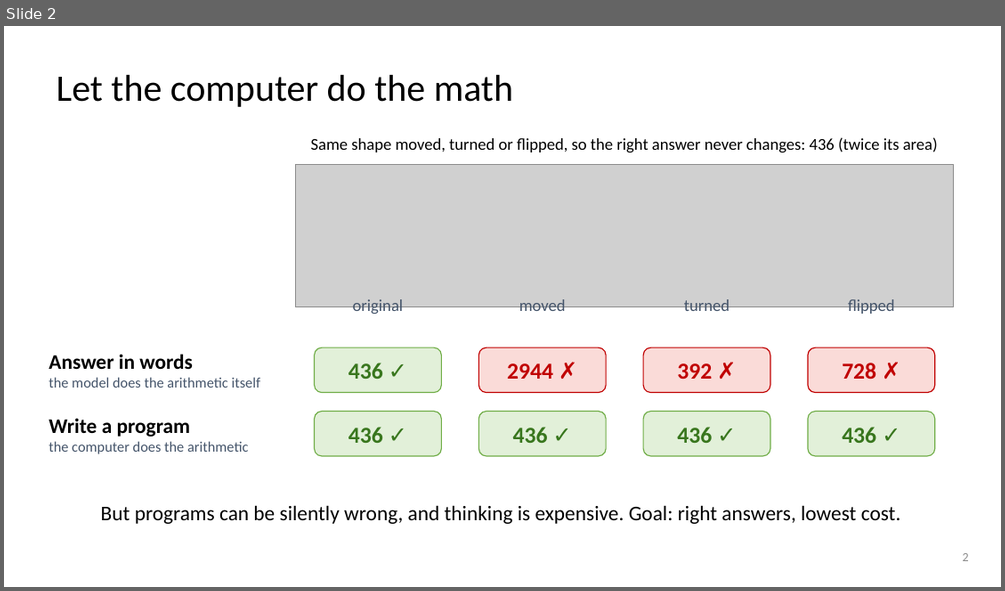
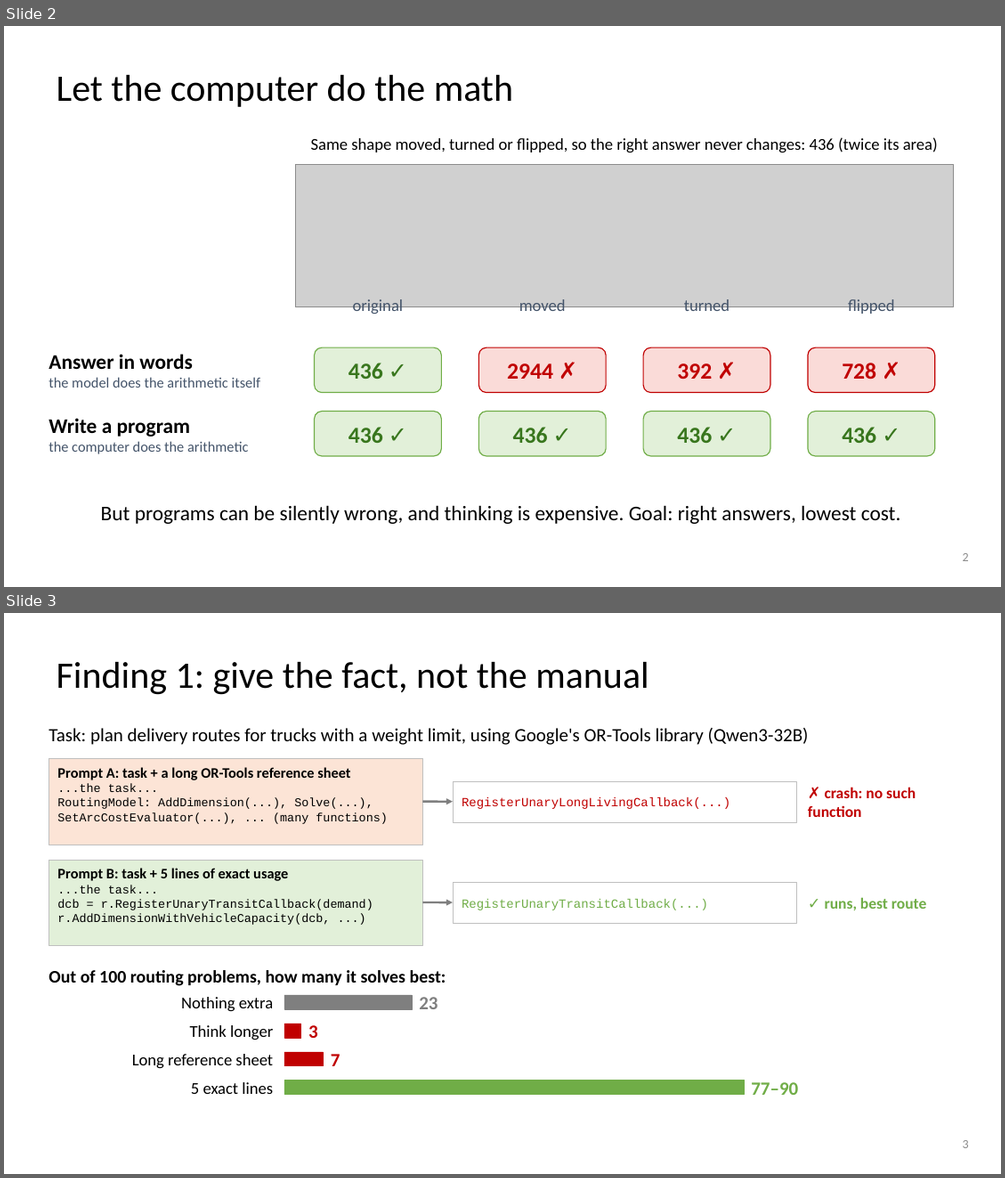
Before and after one commit to dlwns147/CSED490E_Project_Team5, a slide deck: PROPOSAL_slides.pptx. Shown one above the other, each under a label of ours: slide 2 before the commit, slides 2 and 3 after it. The pictures are 1005x591 and 1005x1178 pixels, drawn with LibreOffice and Linux fonts; fonts in the diff are those of the drawing; grey boxes stand for pictures. Boxes give left, top, right and bottom in pixels: in the first picture for what was removed or moved away, otherwise in the second. Text is boxed around its words. In the diff, an @@ line names an element or a change of style, - is before the commit and + after.

```diff
--- a/PROPOSAL_slides.pptx
+++ b/PROPOSAL_slides.pptx
@@ slide 3 added at [4,613,1001,1174], background #FFFFFF @@
@@ title added at [57,662,648,695], 36 pt, text #000000 @@
+Finding 1: give the fact, not the manual
@@ text added at [48,728,809,745], 18 pt, text #000000 @@
+Task: plan delivery routes for trucks with a weight limit, using Google's OR-Tools library (Qwen3-32B)
@@ rectangle added at [48,759,423,844], fill #FCE4D6, outline #BFBFBF 0.75 pt @@
@@ text added at [57,767,388,824], 11.5 pt, text #000000 @@
+Prompt A: task + a long OR-Tools reference sheet
+...the task...
+RoutingModel: AddDimension(...), Solve(...),
+SetArcCostEvaluator(...), ... (many functions)
@@ rectangle added at [453,781,797,822], fill #FFFFFF, outline #BFBFBF 0.75 pt @@
@@ text added at [461,797,730,809], 12 pt, text #C00000 @@
+RegisterUnaryLongLivingCallback(...)
@@ text added at [808,787,915,817], 15 pt, text #C00000, bold @@
+✗ crash: no such function
@@ arrow added from (423, 802) to (453, 802), #7F7F7F 2 pt @@
@@ rectangle added at [48,860,423,946], fill #E2F0D9, outline #BFBFBF 0.75 pt @@
@@ text added at [57,868,373,925], 11.5 pt, text #000000 @@
+Prompt B: task + 5 lines of exact usage
+...the task...
+dcb = r.RegisterUnaryTransitCallback(demand)
+r.AddDimensionWithVehicleCapacity(dcb, ...)
@@ arrow added from (423, 902) to (453, 902), #7F7F7F 2 pt @@
@@ rectangle added at [453,882,797,924], fill #FFFFFF, outline #BFBFBF 0.75 pt @@
@@ text added at [461,899,708,910], 12 pt, text #70AD47 @@
+RegisterUnaryTransitCallback(...)
@@ text added at [825,897,926,910], 15 pt, text #70AD47, bold @@
+✓ runs, best route
@@ text added at [48,970,446,986], 17 pt, text #000000, bold @@
+Out of 100 routing problems, how many it solves best:
@@ text added at [181,997,273,1011], 16 pt, text #000000 @@
+Nothing extra
@@ rectangle added at [284,995,412,1009], fill #7F7F7F, outline #7F7F7F 0.5 pt @@
@@ text added at [419,997,437,1009], 18 pt, text #7F7F7F, bold @@
+23
@@ text added at [190,1025,273,1039], 16 pt, text #000000 @@
+Think longer
@@ rectangle added at [284,1023,301,1038], fill #C00000, outline #C00000 0.5 pt @@
@@ text added at [308,1025,318,1038], 18 pt, text #C00000, bold @@
+3
@@ text added at [132,1054,273,1069], 16 pt, text #000000 @@
+Long reference sheet
@@ rectangle added at [284,1052,324,1066], fill #C00000, outline #C00000 0.5 pt @@
@@ text added at [331,1054,340,1066], 18 pt, text #C00000, bold @@
+7
@@ text added at [191,1082,273,1094], 16 pt, text #000000 @@
+5 exact lines
@@ rectangle added at [284,1080,744,1094], fill #70AD47, outline #70AD47 0.5 pt @@
@@ text added at [751,1082,798,1094], 18 pt, text #70AD47, bold @@
+77–90
@@ page number added at [963,1140,969,1148], 12 pt, text #8C8C8C @@
+3
```
Also in this commit, not shown: 3 slides changed, 10 other slides added, 1 slide removed, 4 other files.
